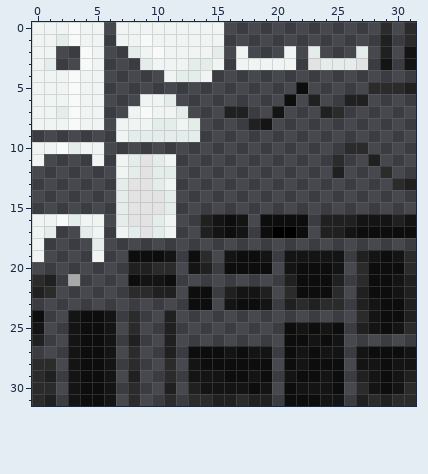
A pixel-art sprite gets an edit: src/main/resources/assets/portalcubed/textures/portal_gun/default_portal_gun.png. The picture above was drawn from the file before the commit.
The file is 32x32 pixels. Colours within 5 levels of each other are drawn and written as one.
Once edited:
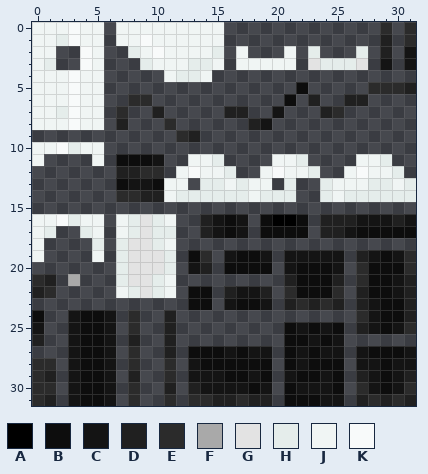
Palette (. is transparent): A #000000  B #0d0d0d  C #141414  D #202020  E #2b2b2b  F #a9a9a9  G #e3e3e3  H #e5edeb  J #f0f5f4  K #f8fafa
The edit:
@@ x 0..31 @@
  5 JJJKJJ................B.....EEED
- 6 JJJKJJ...JJH.........B.D..DD....
- 7 JJHKJJ..JKJJH...DD..C...DE......
- 8 JJJKJJ.JJJHHJH....DC............
- 9 .......JHHHHHH..................
-10 JJKHJJ....................EE....
-11 J....J.JHGHJ.............E..D...
-12 .......JHGHH.............D...E..
-13 .......HGGHJ..................ED
-14 .......HGGGH....................
-15 .......HGGGH....................
-16 JJKHJJ.HGGHJ..DCBC.BBBB.DDDCCCDC
-17 JH..HJ.JHGHJ..DCBC.BAAB.DDCBBBBB
-18 J....H..........................
-19 J....J..BBBC.BE.CBBC.CCCCC.DCBCE
-20 ........DDEE.CD.BBBB.CBBBC.EBBBE
-21 ED.F....BCCB.........DBBBD.EBBCD
-22 DE......EEDD.BB.DCCD.EBBBE.DBBCD
-23 .............BB.CBBC.DEDEE.DCBBD
+ 6 JJJKJJ..EE...........B.D..DD....
+ 7 JJHKJJ.E..D.....DD..C...DE......
+ 8 JJJKJJ.D...E......DC............
+ 9 ............ED..................
+10 JJKHJJ..........................
+11 J....J.BBBC..JJH....JJH....JJH..
+12 .......DDEE.JKJJH..JKJJH..JKJJH.
+13 .......BCCBJJ.HHJHJJ.H..HJJJHHJH
+14 .......EEDDJHHHHHHJHHH..HJHHHHHH
+15 ................................
+16 JJKHJJ.JHGHJ..DCBC.BAAB.DDDCCCDC
+17 JH..HJ.JHGHH..DCBC.BBBB.DDCBBBBB
+18 J....H.HGGHJ....................
+19 J....J.HGGGH.BE.CBBC.CCCCC.DCBCE
+20 .......HGGGH.CD.BBBB.CBBBC.EBBBE
+21 ED.F...HGGHJ.........DBBBD.EBBCD
+22 DE.....JHGHJ.BB.DCCD.EBBBE.DBBCD
+23 .............BB.CBBC.DEDED.DCBBD
 24 B..CBBC.E..D...............ECBBD
@@ x 29..31 @@
 30 BCE
-31 DEE
+31 DED
Where, in picture pixels (left, top, right, bottom), the same in both pictures:
changed: (116, 94, 416, 298)
changed: (332, 298, 344, 310)
changed: (404, 394, 416, 406)
